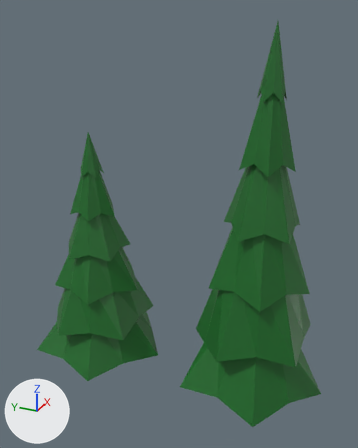
Two versions of the Blender file Blenderfiles/Tanne.blend, one commit apart.
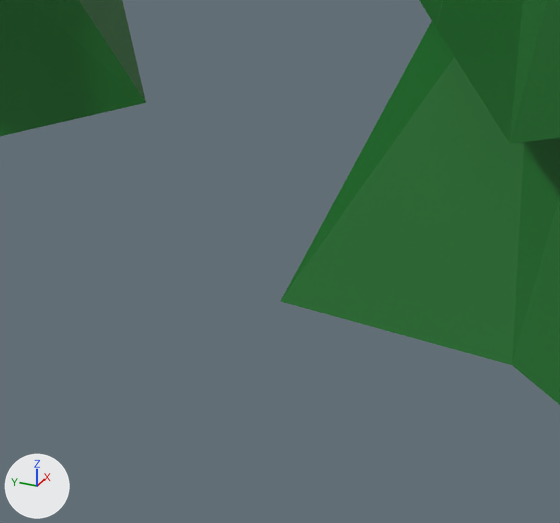
Old and new are each drawn whole from a 50 mm camera at (-2.511, -0.673, 2.541) aimed at (-0.015, 0.45, 1.293) and again close up on the part from 38% to 63% of the width and 76% to 94% of the height. Lighting does not change. The marker at lower left points along +X, +Y and +Z.

Objects in the first close-up: 'Tree_03'.
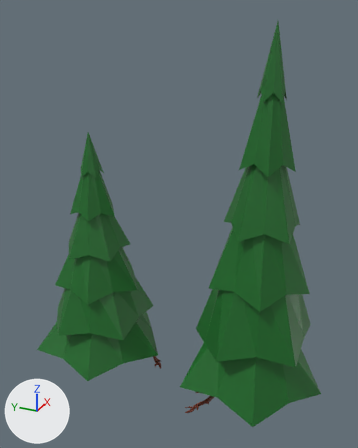
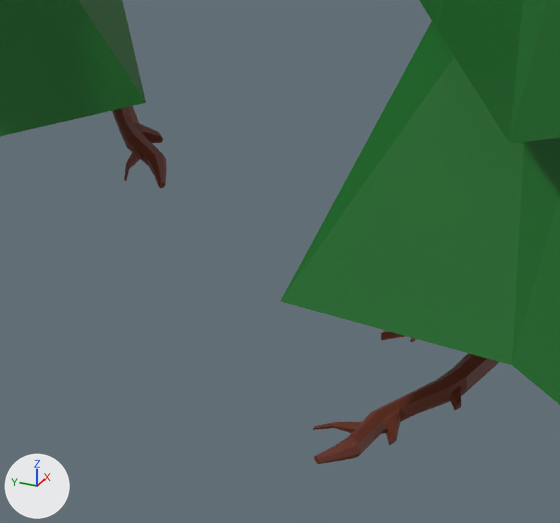
Where the change shows, as pixel boxes [x1, y1, x2, y2] in the close-ups (560 x 523 px):
'Branch_02', added (brown): after [313, 330, 499, 464]
'Branch_02.001', added (brown): after [112, 106, 167, 188]

The change in detail:
Material 'Branch' (mat_branch) is new.
Its base color is (0.141, 0.0261, 0.0109) (brown #692d1b).
Mesh me_cylinder_001 is new.
It has 165 vertices, 160 faces and spans x -0.25..0.25, y -1.0..0.81, z -1.27..2.33.
It uses material mat_branch (brown #692d1b).
Object 'Branch_02.001' (ob_branch_02_001) is new; it shows me_cylinder_001.
Its location is (0.15, 0.8, 0.126).
Its rotation in degrees is (133, 90, 0).
Its scale is (0.0725, 0.0725, 0.11).
Object 'Branch_02' (ob_branch_02) is new; it shows a copy of me_cylinder_001.
Its location is (-0.077, 0.171, 0.126).
Its rotation in degrees is (208, 90, 0).
Its scale is (0.0725, 0.0725, 0.11).
